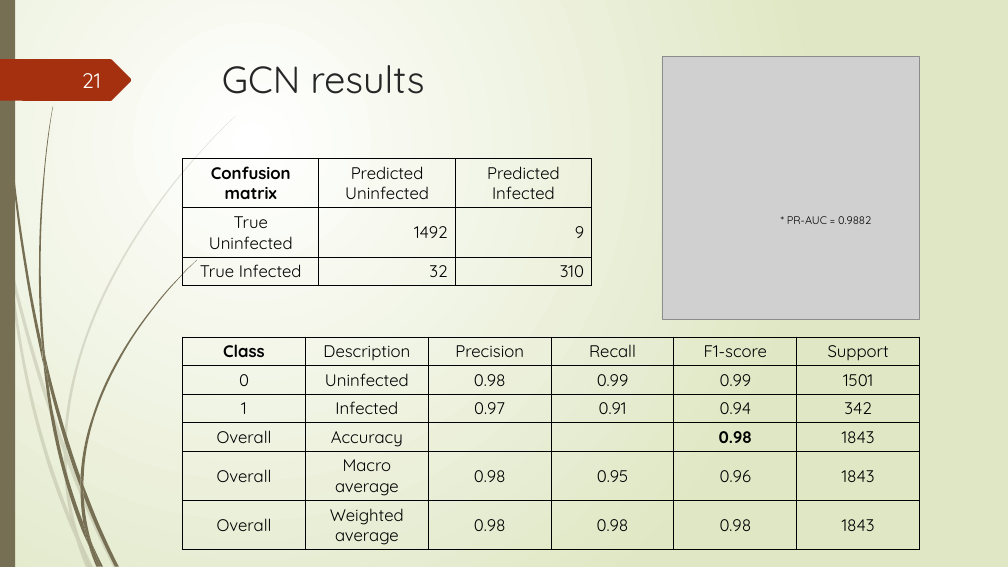
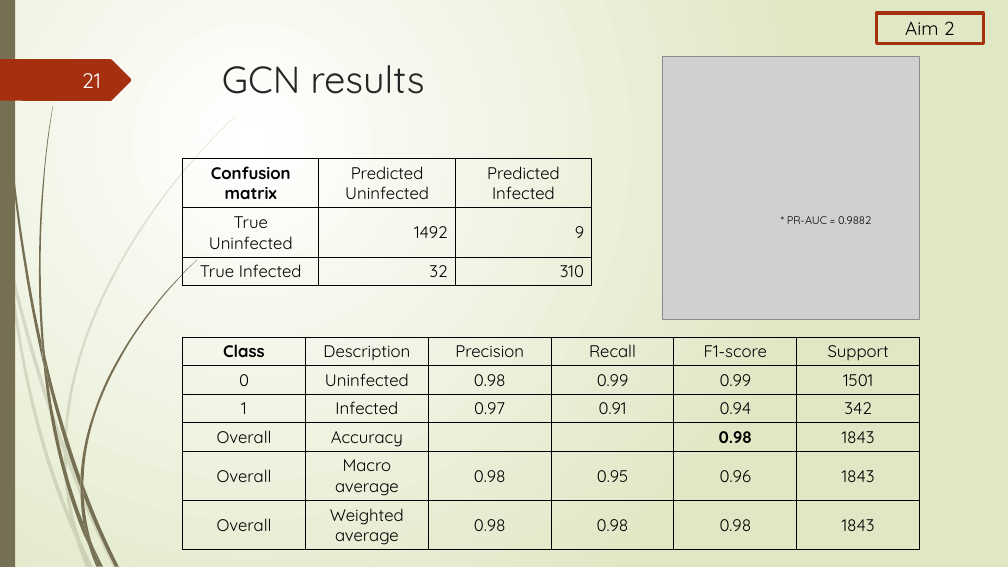
Before and after one commit to Lai-jun-yan/Academia-Sinica-internship-project, a slide deck: slide 21 of 暑期實習進度報告/presentation_final.pptx. Drawn at 1008x567 pixels with LibreOffice and Linux fonts; fonts in the diff are those of the drawing; grey boxes stand for pictures. Boxes give left, top, right and bottom in pixels: in the first picture for what was removed or moved away, otherwise in the second. Text is boxed around its words. In the diff, an @@ line names an element or a change of style, - is before the commit and + after.

```diff
--- a/暑期實習進度報告/presentation_final.pptx
+++ b/暑期實習進度報告/presentation_final.pptx
@@ rectangle added at [876, 13, 983, 43], outline #A53010 3 pt, 18 pt, text #000000 @@
+Aim 2
```
Also in this commit, not shown: 23 other slides changed.
